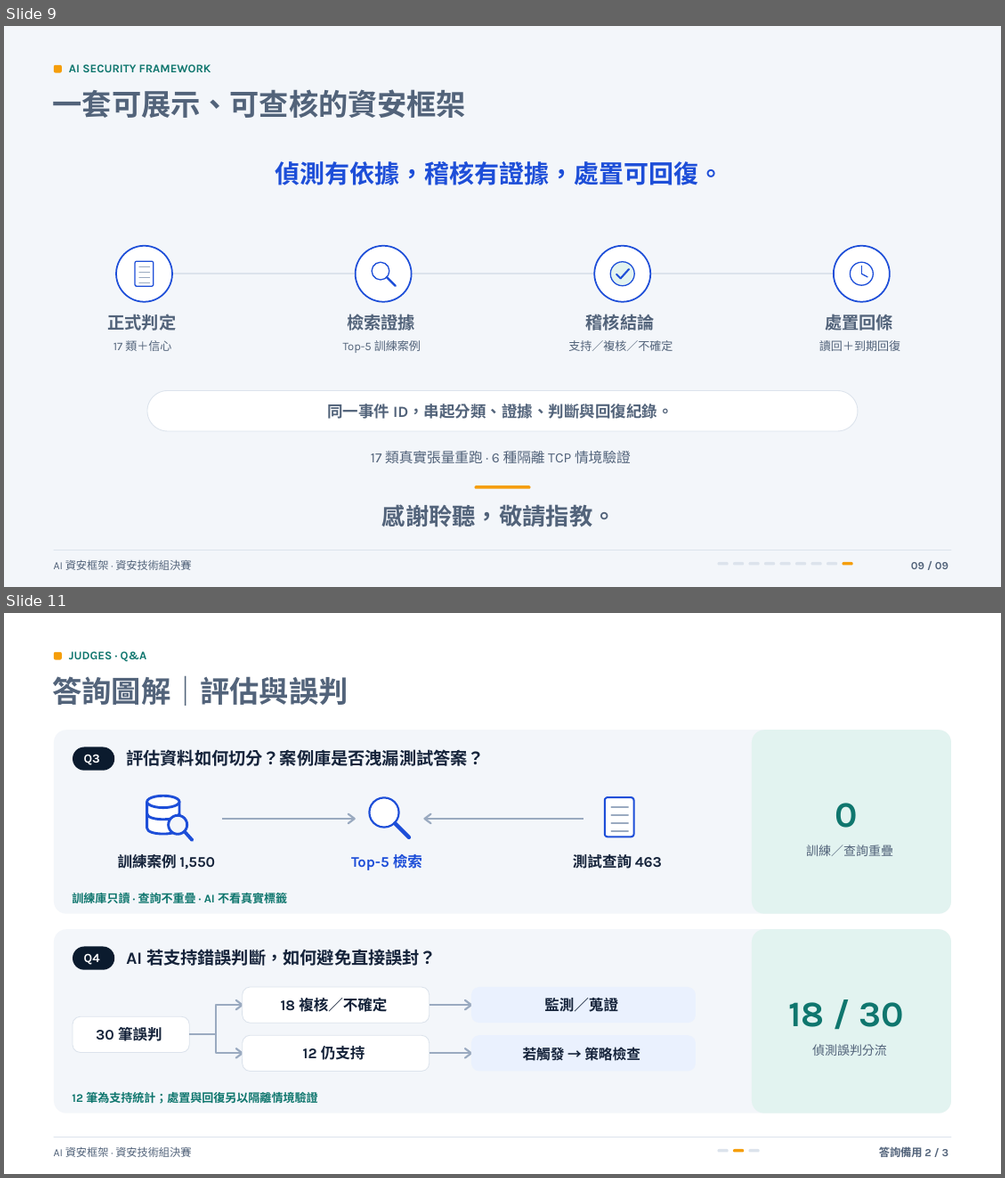
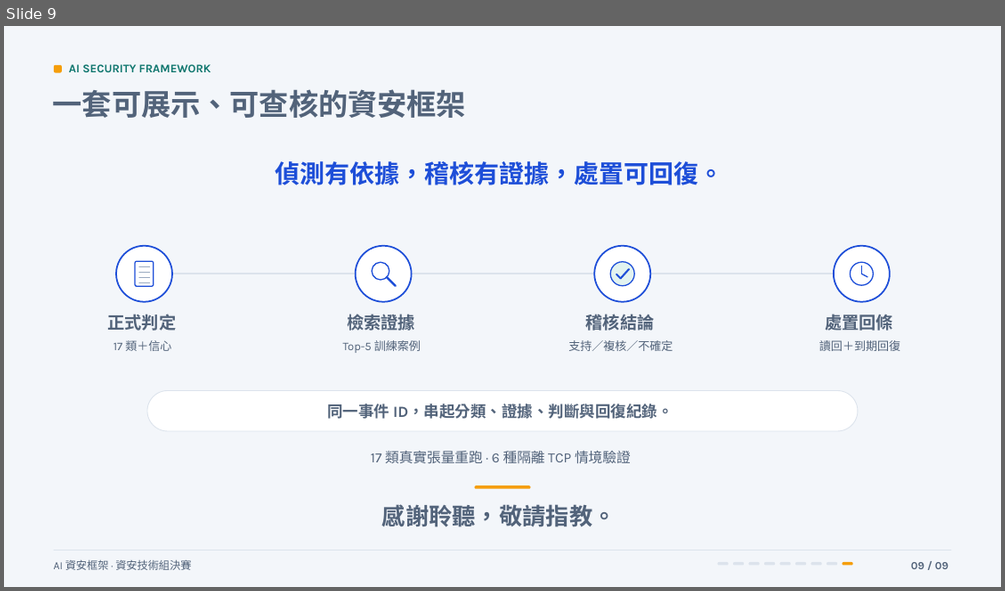
Before and after one commit to Lily09-project/innoserve-competition, a slide deck: deliverables/決賽簡報_AI資安框架.pptx. Shown one above the other, each under a label of ours: slides 9 and 11 before the commit, slide 9 after it; the slides between them are not shown. The pictures are 1005x1178 and 1005x591 pixels, drawn with LibreOffice and Linux fonts; fonts in the diff are those of the drawing. Boxes give left, top, right and bottom in pixels: in the first picture for what was removed or moved away, otherwise in the second. Text is boxed around its words. In the diff, an @@ line names an element or a change of style, - is before the commit and + after.

```diff
--- a/deliverables/決賽簡報_AI資安框架.pptx
+++ b/deliverables/決賽簡報_AI資安框架.pptx
@@ slide 11 removed at [4,613,1001,1174], background #FFFFFF @@
@@ rounded rectangle removed at [54,652,62,659] @@
@@ text removed at [69,651,147,662] @@
-JUDGES · Q&A
@@ text removed at [53,675,348,706] @@
-答詢圖解｜評估與誤判
@@ group removed at [54,730,952,1113]: 20 freeform shapes, 18 texts, 12 rounded rectangles, 3 ellipses @@
-Q3
-評估資料如何切分？案例庫是否洩漏測試答案？
-訓練案例 1,550
-Top-5 檢索
-測試查詢 463
-訓練庫只讀 · 查詢不重疊 · AI 不看真實標籤
-0
-訓練／查詢重疊
-Q4
-AI 若支持錯誤判斷，如何避免直接誤封？
-30 筆誤判
-18 複核／不確定
-12 仍支持
-監測／蒐證
-若觸發 → 策略檢查
-12 筆為支持統計；處置與回復另以隔離情境驗證
-18 / 30
-偵測誤判分流
@@ group removed at [54,1136,952,1157]: 3 rounded rectangles, 2 texts, 1 freeform shape @@
-AI 資安框架 · 資安技術組決賽
-答詢備用 2 / 3
```
Also in this commit, not shown: 1 slide changed, 3 slides added, 2 other slides removed, 19 other files.
